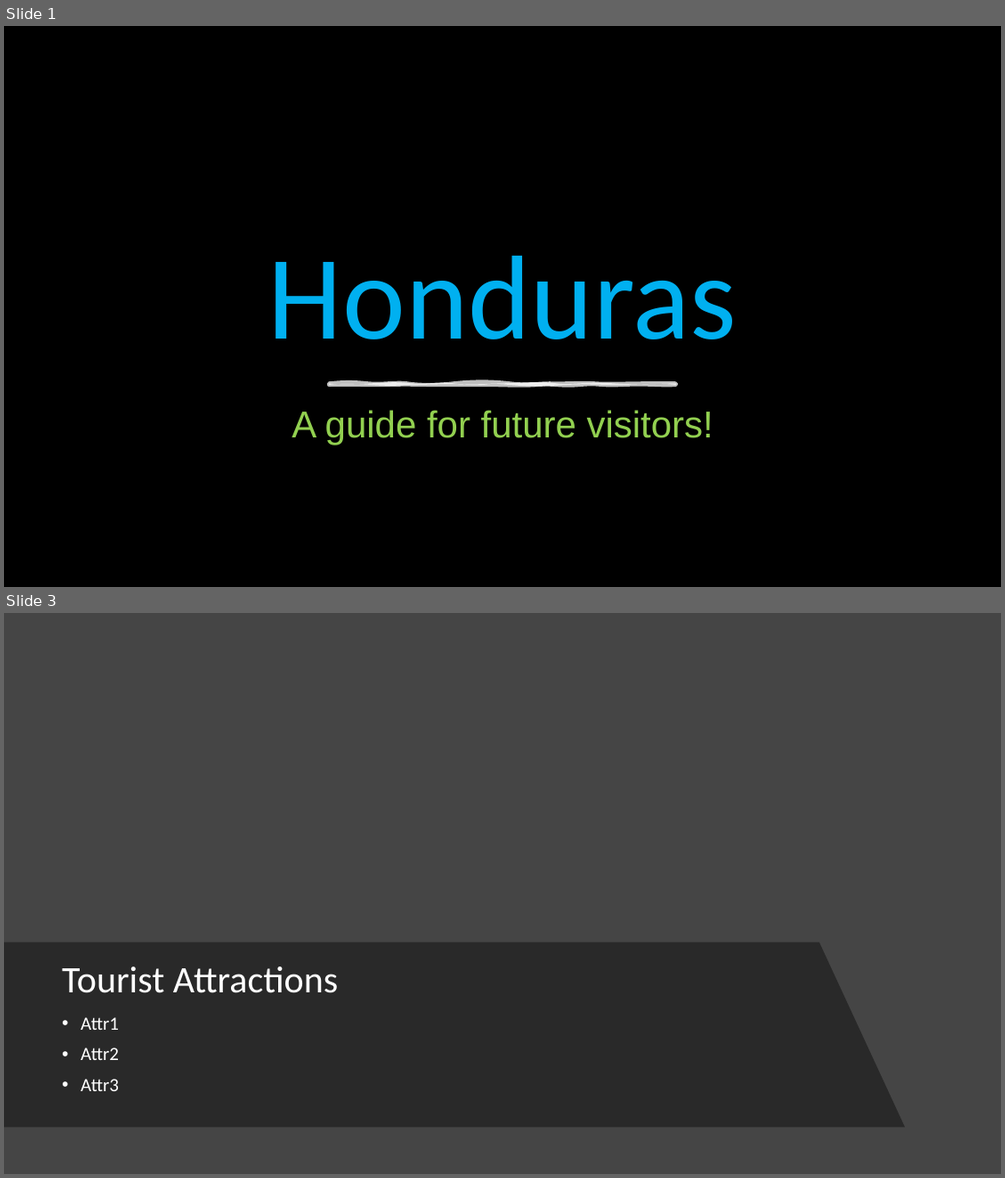
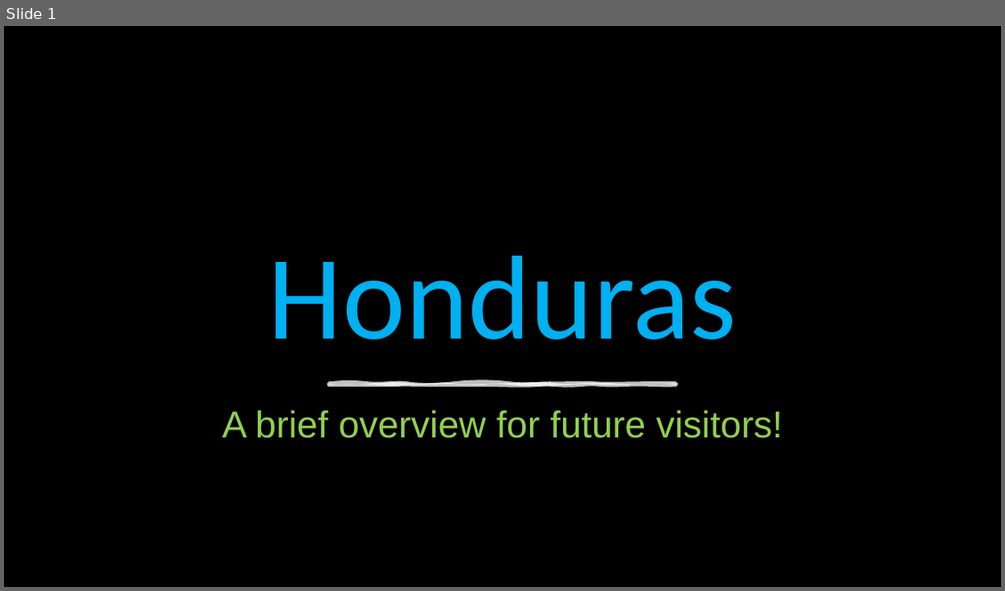
Before and after one commit to EmanuelACS/spanish-language-intro, a slide deck: CountryIntroduction/HondurasPrez.pptx. Shown one above the other, each under a label of ours: slides 1 and 3 before the commit, slide 1 after it; the slides between them are not shown. The pictures are 1005x1178 and 1005x591 pixels, drawn with LibreOffice and Linux fonts; fonts in the diff are those of the drawing; background and template pictures are left out. Boxes give left, top, right and bottom in pixels: in the first picture for what was removed or moved away, otherwise in the second. Text is boxed around its words. In the diff, an @@ line names an element or a change of style, - is before the commit and + after.

```diff
--- a/CountryIntroduction/HondurasPrez.pptx
+++ b/CountryIntroduction/HondurasPrez.pptx
@@ slide 3 removed at (4,613,1001,1174), background picture (left out) @@
@@ freeform shape removed at (4,942,905,1127) @@
@@ title removed at (62,966,338,993) @@
-Tourist Attractions
@@ text removed at (81,1017,119,1091) @@
-• Attr1
-• Attr2
-• Attr3
@@ slide 1 changed as well @@
@@ subtitle at (222,410,783,438): text changed @@
-A guide for future visitors!
+A brief overview for future visitors!
```
Also in this commit, not shown: 8 slides added, 4 other slides removed, 2 other files.
